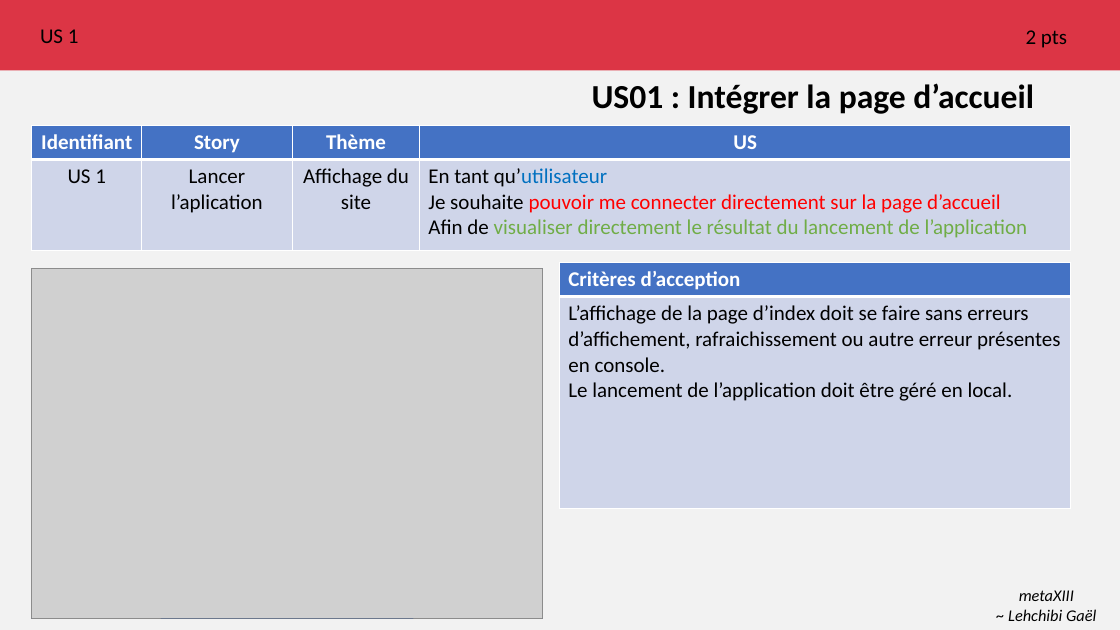
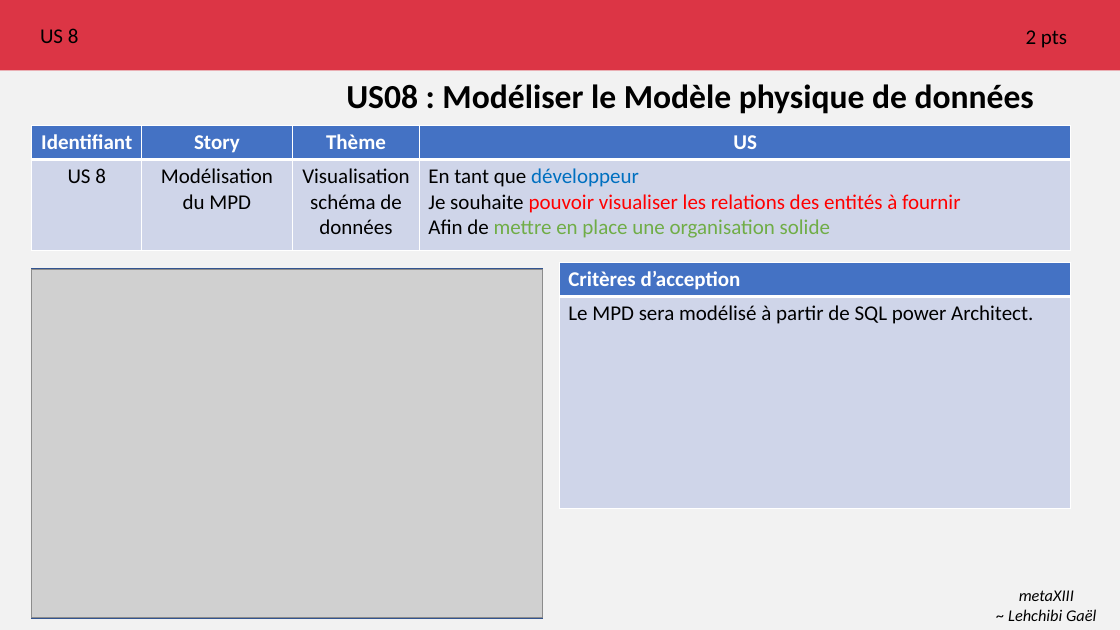
Before and after one commit to metaXIII/OC-java-P6, a slide deck: slide 4 of agile/Lot 1/Sprint 2/escalade.pptx. Drawn at 1120x630 pixels with LibreOffice and Linux fonts; fonts in the diff are those of the drawing; grey boxes stand for pictures. Boxes give left, top, right and bottom in pixels: in the first picture for what was removed or moved away, otherwise in the second. Text is boxed around its words. In the diff, an @@ line names an element or a change of style, - is before the commit and + after.

```diff
--- a/agile/Lot 1/Sprint 2/escalade.pptx
+++ b/agile/Lot 1/Sprint 2/escalade.pptx
@@ text at (40,28,79,43): text changed @@
-US 1
+US 8
@@ title at (346,84,1034,114): text changed @@
-US01 : Intégrer la page d’accueil
+US08 : Modéliser le Modèle physique de données
@@ table at (32,125,1070,250) @@
-row 2: US 1 | Lancer l’aplication | Affichage du site | En tant qu’utilisateur / Je souhaite pouvoir me connecter directement sur la page d’accueil / Afin de visualiser directement le résultat du lancement de l’application
+row 2: US 8 | Modélisation du MPD | Visualisation schéma de données | En tant que développeur / Je souhaite pouvoir visualiser les relations des entités à fournir / Afin de mettre en place une organisation solide
@@ table at (560,262,1071,508) @@
-row 2, column 1: L’affichage de la page d’index doit se faire sans erreurs d’affichement, rafraichissement ou autre erreur présentes en console. / Le lancement de l’application doit être géré en local.
+row 2, column 1: Le MPD sera modélisé à partir de SQL power Architect.
```
Also in this commit, not shown: 3 other slides changed, 2 slides added, 6 slides removed, 1 other file.
